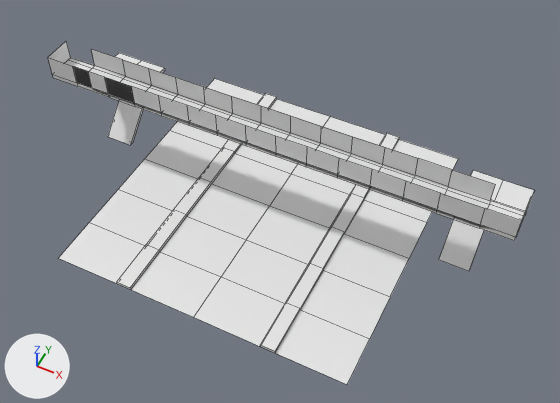
An edit to the OBJ model data/mars/maps/import/map0/blvd_bridge.obj, drawn before and after from the same camera.
Both versions are drawn from a 50 mm lens placed at (1.3, -2.47, 3.15), pointed at (0.16, -0.19, 0.3). Arrows for +X, +Y and +Z are at lower left; the lights stay in place. Mesh edges are drawn as thin lines. Where no turn or scale is listed for an object, it has been applied to the vertices.

The scene before the commit, as lines of its bpy script (objects in view):
```python
me_blvd_bridge_plane_006 = bpy.data.meshes.new('blvd_bridge_Plane.006')
me_blvd_bridge_plane_006.from_pydata(...)  # 269 vertices, 252 faces; spans x -1.26..1.26, y -0.8..0.8, z 0.0..0.62
me_blvd_bridge_plane_006.materials.append(mat_marsnull)  # white #e7e7e7
ob_blvd_bridge_plane_006 = bpy.data.objects.new('blvd_bridge_Plane.006', me_blvd_bridge_plane_006)
ob_blvd_bridge_plane_006.location = (0.0, 0.0, 0.0)
```
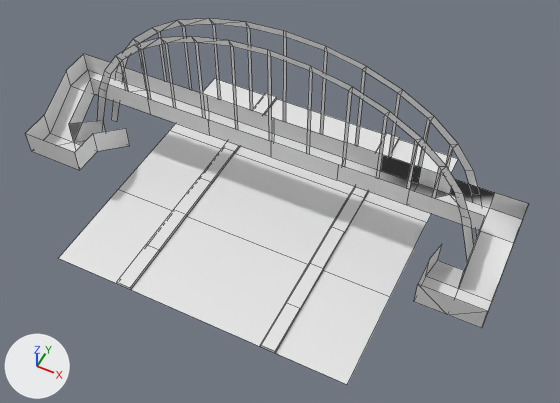
Diff of the bpy script that builds the scene:
```diff
--- a/data/mars/maps/import/map0/blvd_bridge.obj.py
+++ b/data/mars/maps/import/map0/blvd_bridge.obj.py
@@ me_blvd_bridge_plane_006 @@
 # used by ob_blvd_bridge_plane_006; location = (0.0, 0.0, 0.0)
-me_blvd_bridge_plane_006.from_pydata(...)  # 269 vertices, 252 faces; spans x -1.26..1.26, y -0.8..0.8, z 0.0..0.62
+me_blvd_bridge_plane_006.from_pydata(...)  # 269 vertices, 190 faces, 214 loose edges; spans x -1.26..1.26, y -0.8..0.8, z 0.0..1.01
+# me_blvd_bridge_plane_006 part 1: the loose piece of 192 vertices spanning x -1.26..1.26, y -0.08..0.48, z 0.0..0.62 is rebuilt with 65 vertices and now spans x -1.26..1.26, y -0.37..0.19, z 0.0..0.46
+# me_blvd_bridge_plane_006 part 2: a new loose piece of 68 vertices spanning x -1.16..1.15, y 0.03, z 0.0..1.01, in mat_marsnull (white #e7e7e7)
+# me_blvd_bridge_plane_006 part 3: a new loose piece of 68 vertices spanning x -1.16..1.15, y 0.19, z 0.0..1.01, in mat_marsnull (white #e7e7e7)
+# me_blvd_bridge_plane_006 part 4: 2 vertices removed from x 0.8, y 0.0..0.53, z 0.0; 4 vertices added at x 1.1..1.26, y 0.03..0.05, z 0.32
+# me_blvd_bridge_plane_006 part 5: 2 vertices removed from x -0.8, y 0.0..0.53, z 0.0
 me_blvd_bridge_plane_006.materials.append(mat_marsnull)
```

Pixel boxes (x1, y1, x2, y2) of what changed, in the pictures (560 x 403 px; the box of a moved part takes in the faces that stretch with it):
'blvd_bridge_Plane.006', reshaped (7% taller)
    before: (48, 41, 535, 384)
    after: (26, 18, 528, 384)
part 1 of me_blvd_bridge_plane_006, rebuilt (19% taller)
    before: (48, 41, 535, 271)
    after: (26, 54, 528, 328)
part 2 of me_blvd_bridge_plane_006, added
    after: (97, 36, 473, 261)
part 3 of me_blvd_bridge_plane_006, added
    after: (112, 18, 479, 235)
part 4 of me_blvd_bridge_plane_006, moved or reshaped (not visible afterwards)
    before: (324, 139, 458, 297)
part 5 of me_blvd_bridge_plane_006, deleted
    before: (119, 78, 263, 211)
